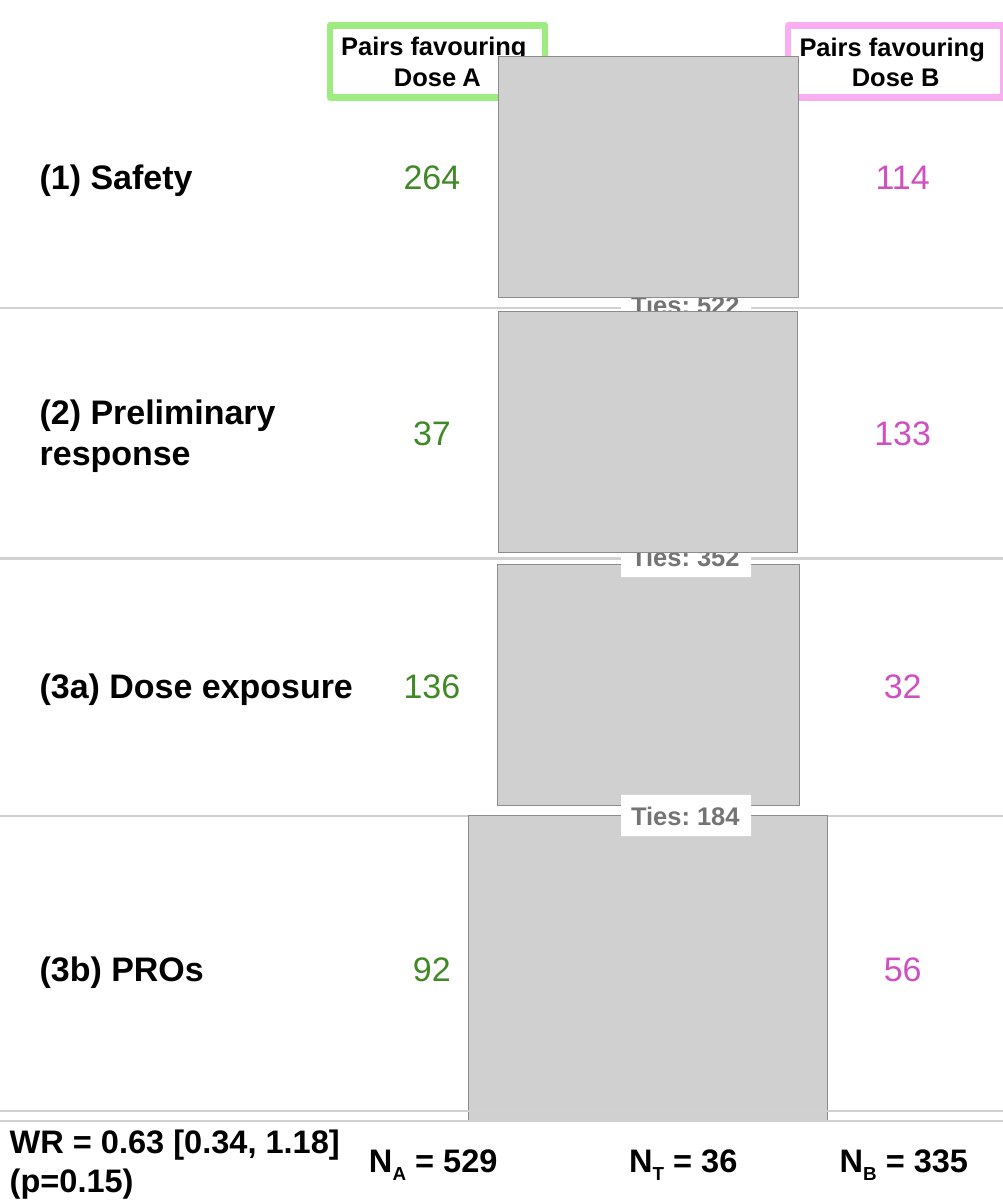
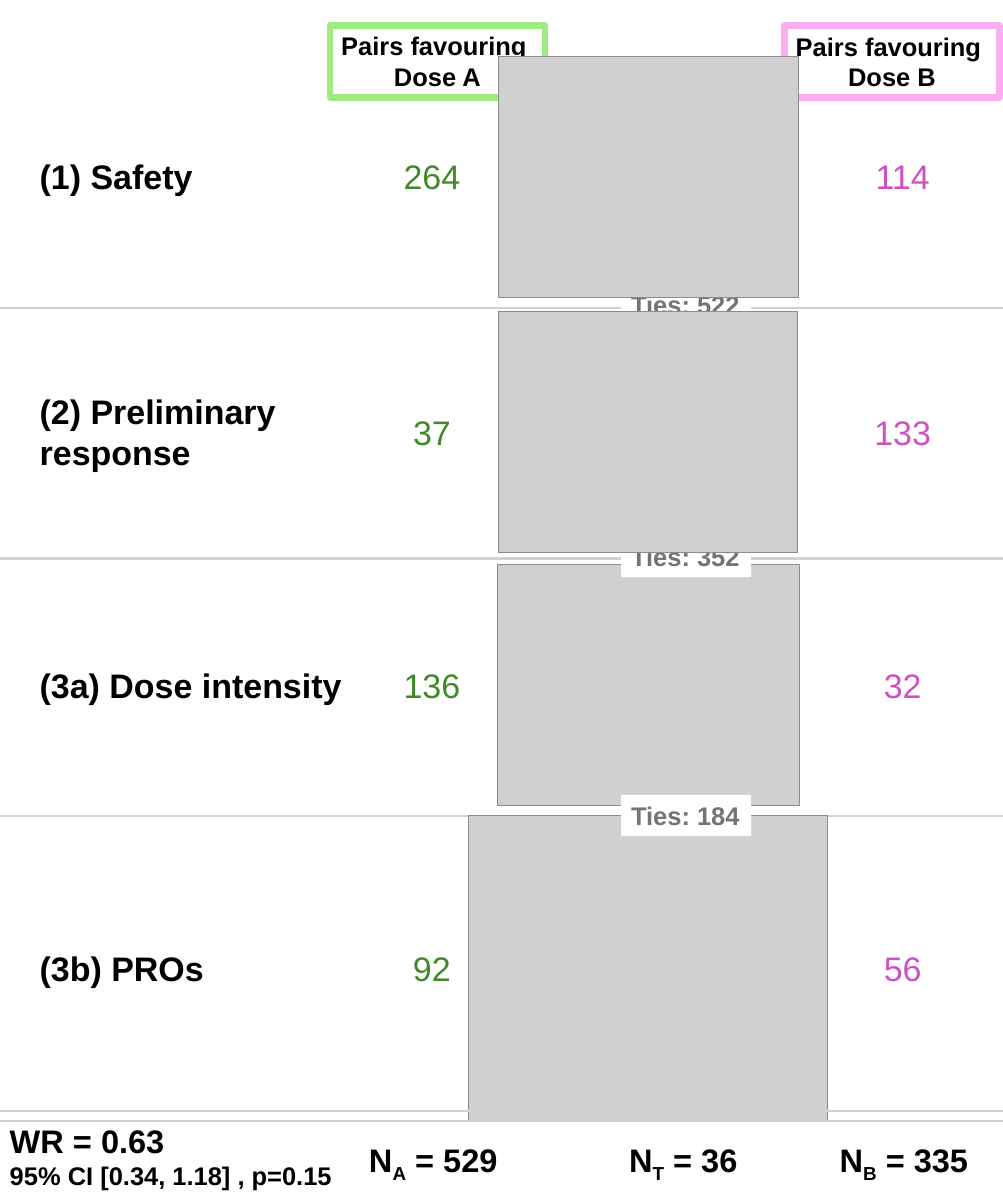
Before and after one commit to alemily100/win_ratio, a slide deck: slide 1 of figures/case_study.pptx. Drawn at 1003x1204 pixels with LibreOffice and Linux fonts; fonts in the diff are those of the drawing; grey boxes stand for pictures. Boxes give left, top, right and bottom in pixels: in the first picture for what was removed or moved away, otherwise in the second. Text is boxed around its words. In the diff, an @@ line names an element or a change of style, - is before the commit and + after.

```diff
--- a/figures/case_study.pptx
+++ b/figures/case_study.pptx
@@ rectangle "Pairs favouring": place and size @@
-rectangle "Pairs favouring" at (789, 25, 1003, 98)
+rectangle "Pairs favouring" at (785, 25, 1000, 98)
@@ text at (40, 673, 342, 704): text changed @@
-(3a) Dose exposure
+(3a) Dose intensity
@@ text at (10, 1130, 332, 1190): text changed; size 23 to 18 pt @@
-WR = 0.63 [0.34, 1.18]
-(p=0.15)
+WR = 0.63
+95% CI [0.34, 1.18] , p=0.15
```
Also in this commit, not shown: 11 other files.
